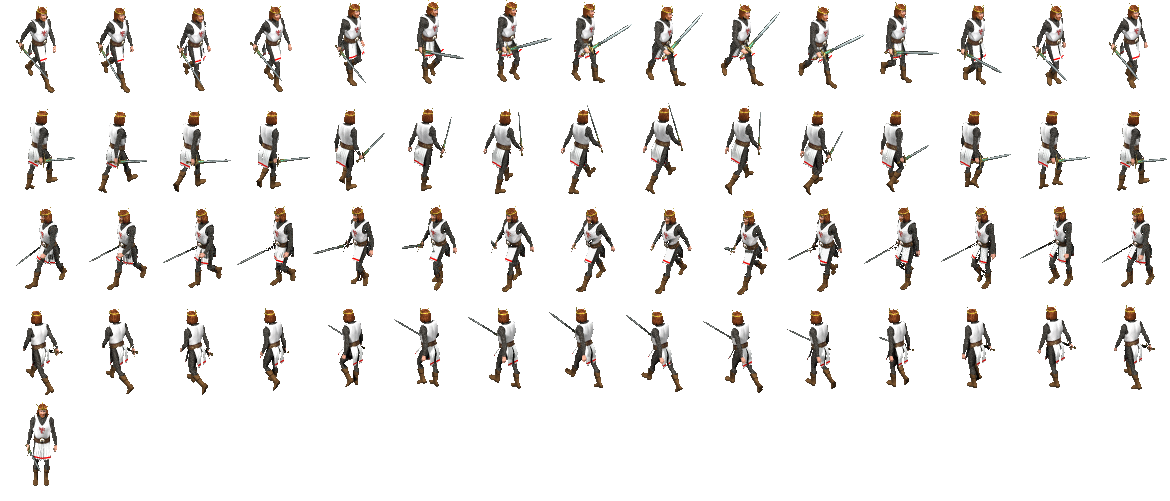
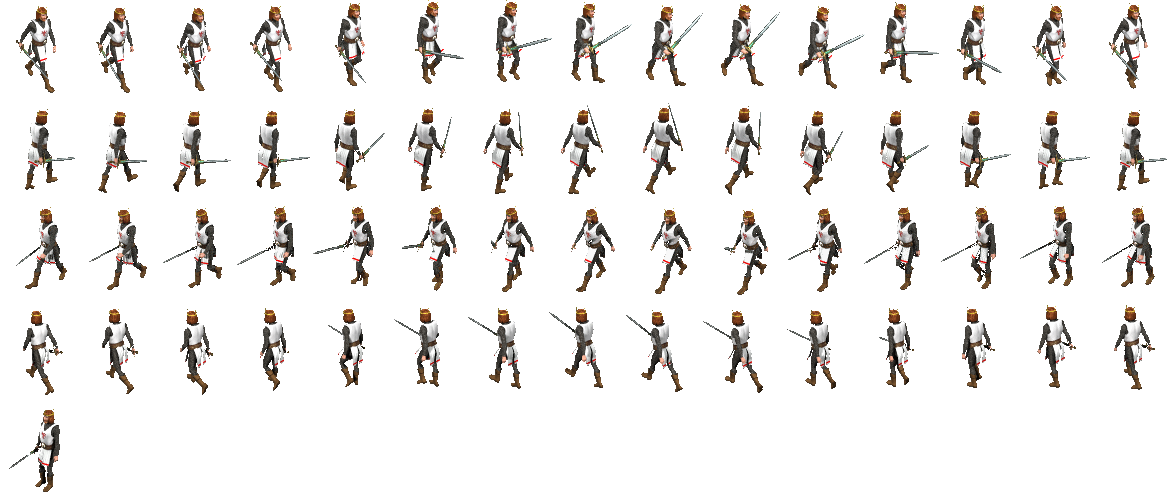
Layered file, before and after one edit (1170x501). Changes by layer:
hid "Stand_01_5" over [25, 402, 57, 486]
added layer "Stand_01_6" in group "2" over [9, 409, 60, 492]
